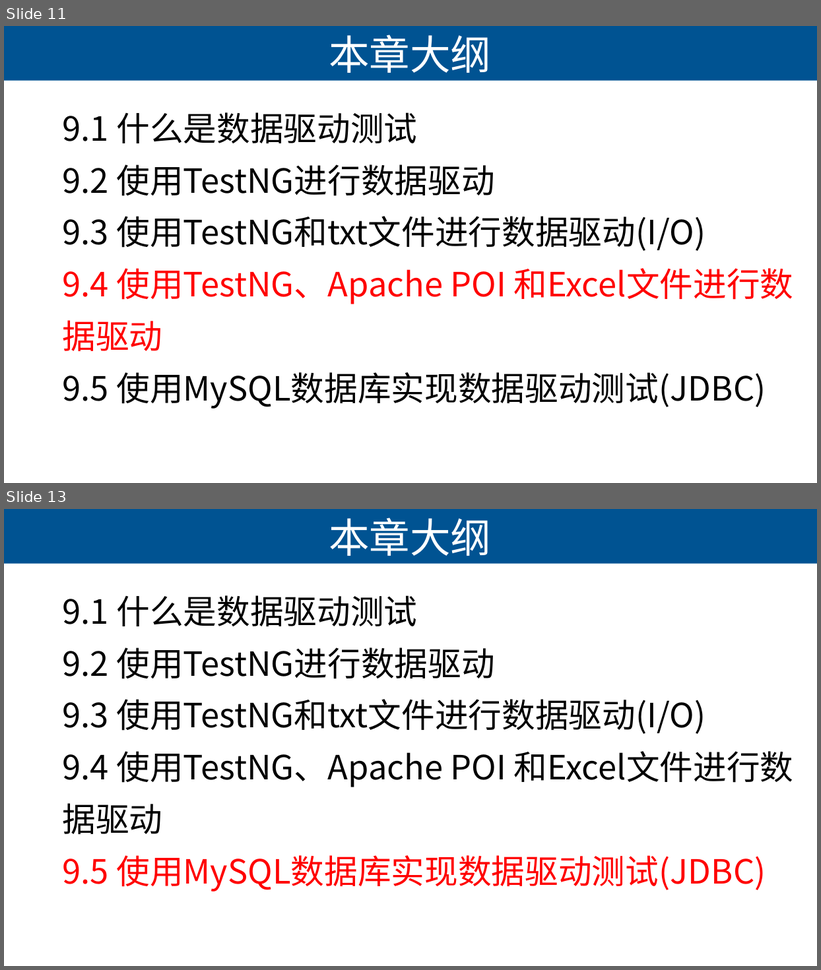
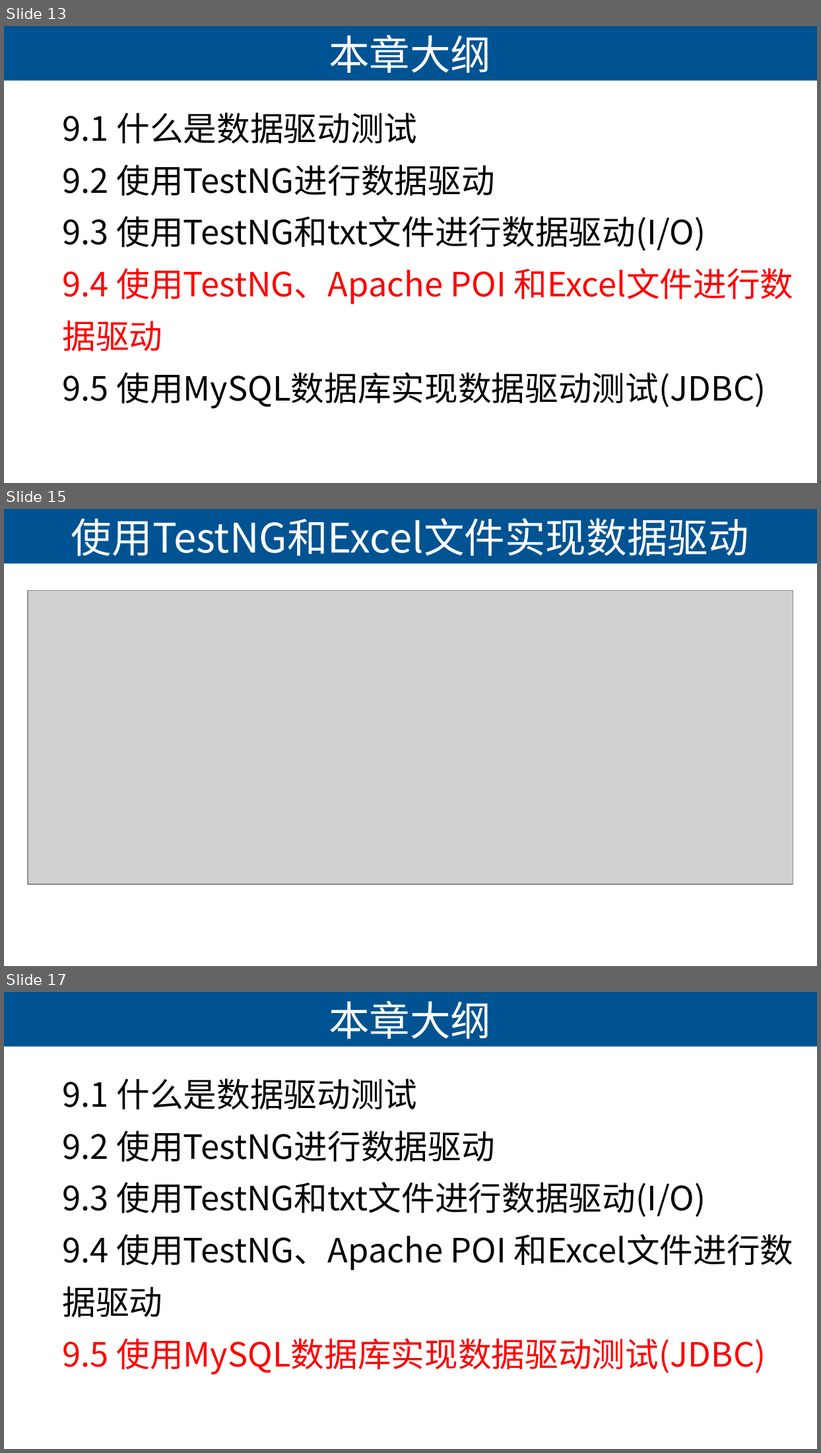
Before and after one commit to lihuanzhen2016/Selenium2019, a slide deck: PPT/09 数据驱动测试.pptx. Shown one above the other, each under a label of ours: slides 11 and 13 before the commit, slides 13, 15 and 17 after it; the slides between them are not shown. The pictures are 821x970 and 821x1453 pixels, drawn with LibreOffice and Linux fonts; fonts in the diff are those of the drawing; grey boxes stand for pictures. Boxes give left, top, right and bottom in pixels: in the first picture for what was removed or moved away, otherwise in the second. Text is boxed around its words. In the diff, an @@ line names an element or a change of style, - is before the commit and + after.

```diff
--- a/PPT/09 数据驱动测试.pptx
+++ b/PPT/09 数据驱动测试.pptx
@@ slide 15 added at (x1=4, y1=509, x2=817, y2=966), background #CCE8CF; not listed: 1 template element that a slide beside it also shows @@
@@ title added at (x1=71, y1=518, x2=749, y2=557), 36 pt, text #CCE8CF @@
+使用TestNG和Excel文件实现数据驱动
@@ picture added at (x1=28, y1=591, x2=793, y2=885) @@
@@ what was slide 11 is now slide 13 @@
@@ what was slide 13 is now slide 17 @@
```
Also in this commit, not shown: 1 slide changed, 6 other slides added, 9 other files.
